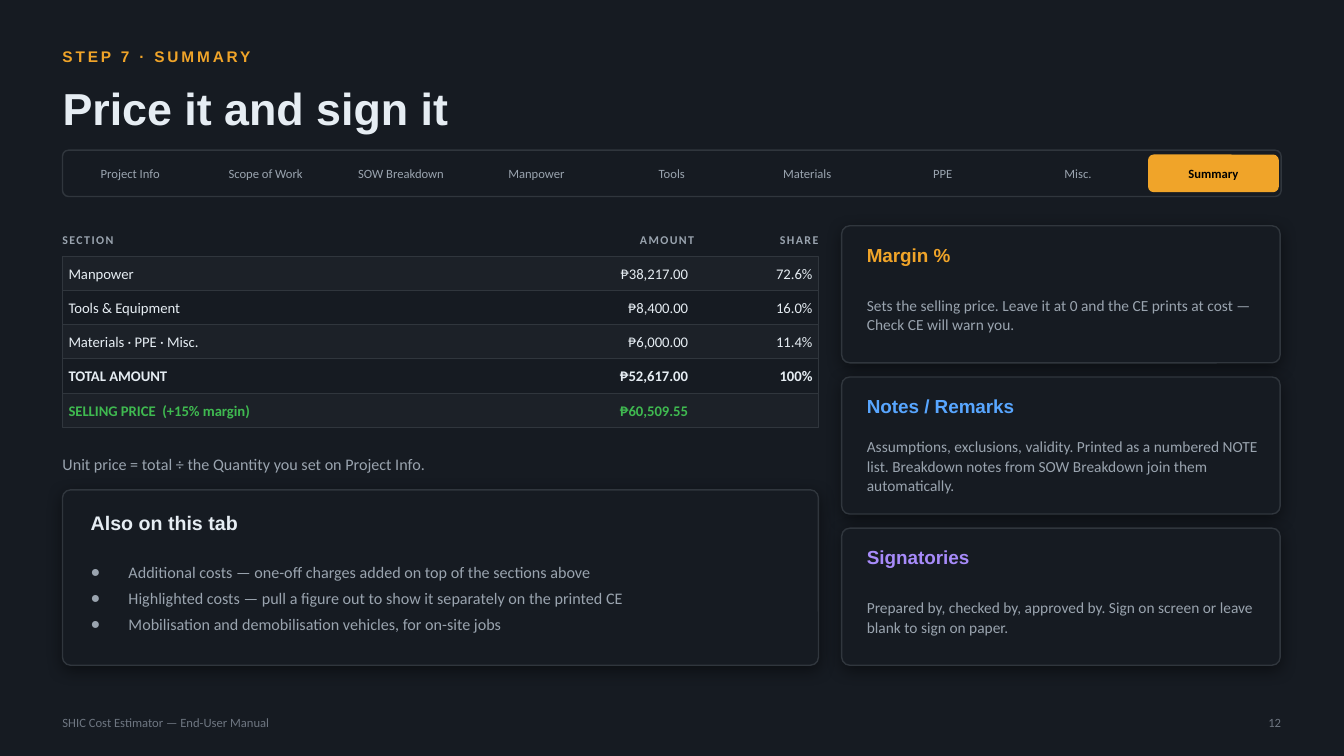
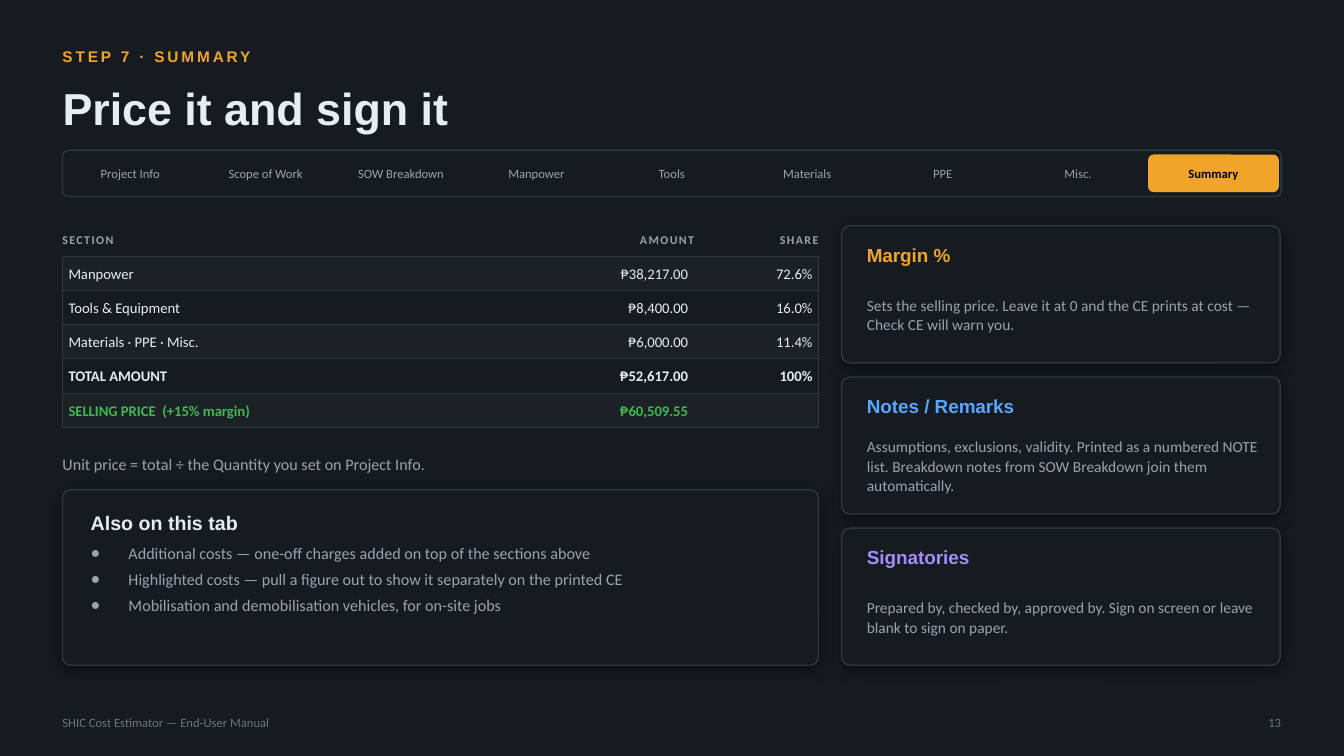
Before and after one commit to SYNERCORE/CostEstimation, a slide deck: slide 13 of docs/SHIC-Cost-Estimator-User-Manual.pptx (slide 12 before the commit). Drawn at 1344x756 pixels with LibreOffice and Linux fonts; fonts in the diff are those of the drawing. Boxes give left, top, right and bottom in pixels: in the first picture for what was removed or moved away, otherwise in the second. Text is boxed around its words. In the diff, an @@ line names an element or a change of style, - is before the commit and + after.

```diff
--- a/docs/SHIC-Cost-Estimator-User-Manual.pptx
+++ b/docs/SHIC-Cost-Estimator-User-Manual.pptx
@@ text "Additional costs — one-off charges ..." at [128, 548, 622, 614]: vertical alignment middle to top @@
```
Also in this commit, not shown: 14 other slides changed, 1 slide added.
